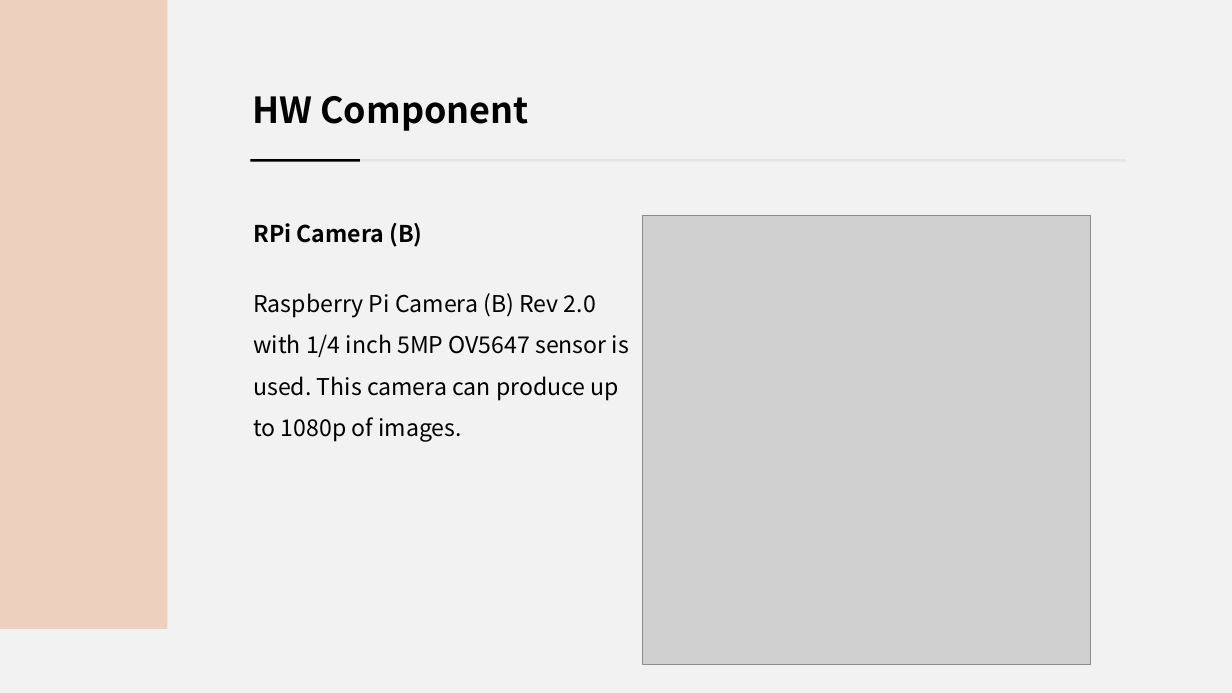
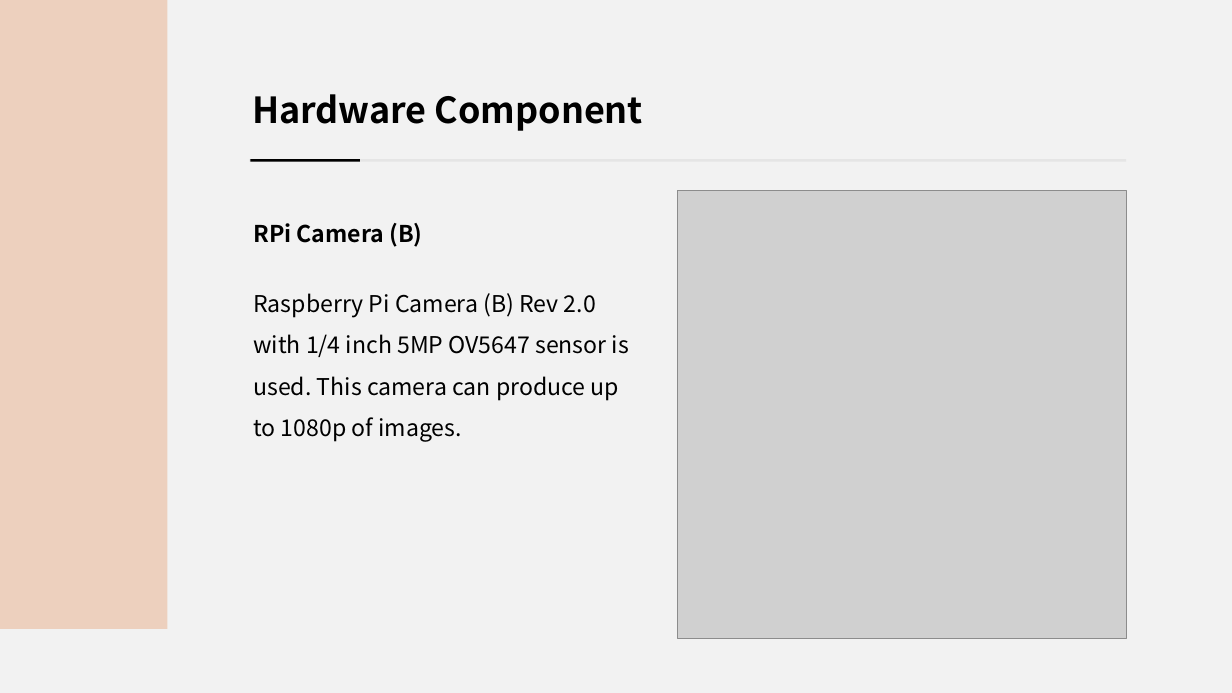
Before and after one commit to jsotouto/ICARUS, a slide deck: slide 10 of ICARUS 최종(일껄).pptx (slide 7 before the commit). Drawn at 1232x693 pixels with LibreOffice and Linux fonts; fonts in the diff are those of the drawing; grey boxes stand for pictures. Boxes give left, top, right and bottom in pixels: in the first picture for what was removed or moved away, otherwise in the second. Text is boxed around its words. In the diff, an @@ line names an element or a change of style, - is before the commit and + after.

```diff
--- a/ICARUS 최종(일껄).pptx
+++ b/ICARUS 최종(일껄).pptx
@@ text at bbox=[252, 94, 643, 131]: text changed @@
-HW Component
+Hardware Component
@@ picture: place and size @@
-picture at bbox=[642, 216, 1091, 665]
+picture at bbox=[677, 190, 1126, 639]
```
Also in this commit, not shown: 17 other slides changed, 2 slides added, 3 slides removed, 2 other files.
